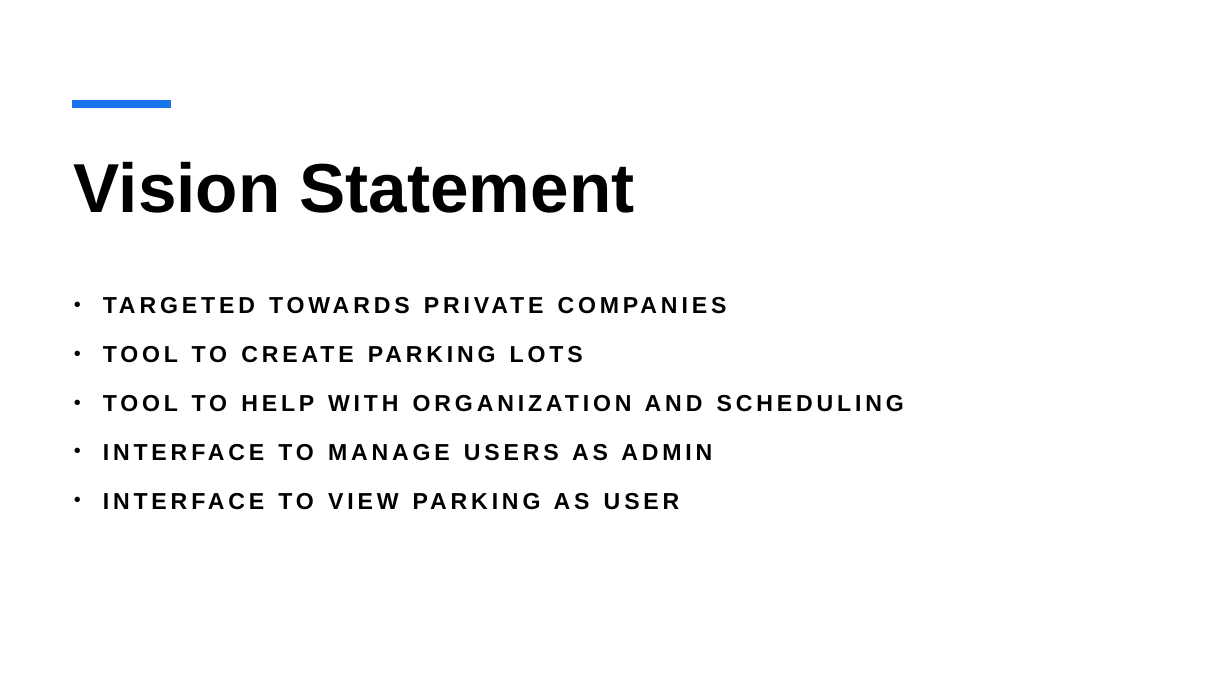
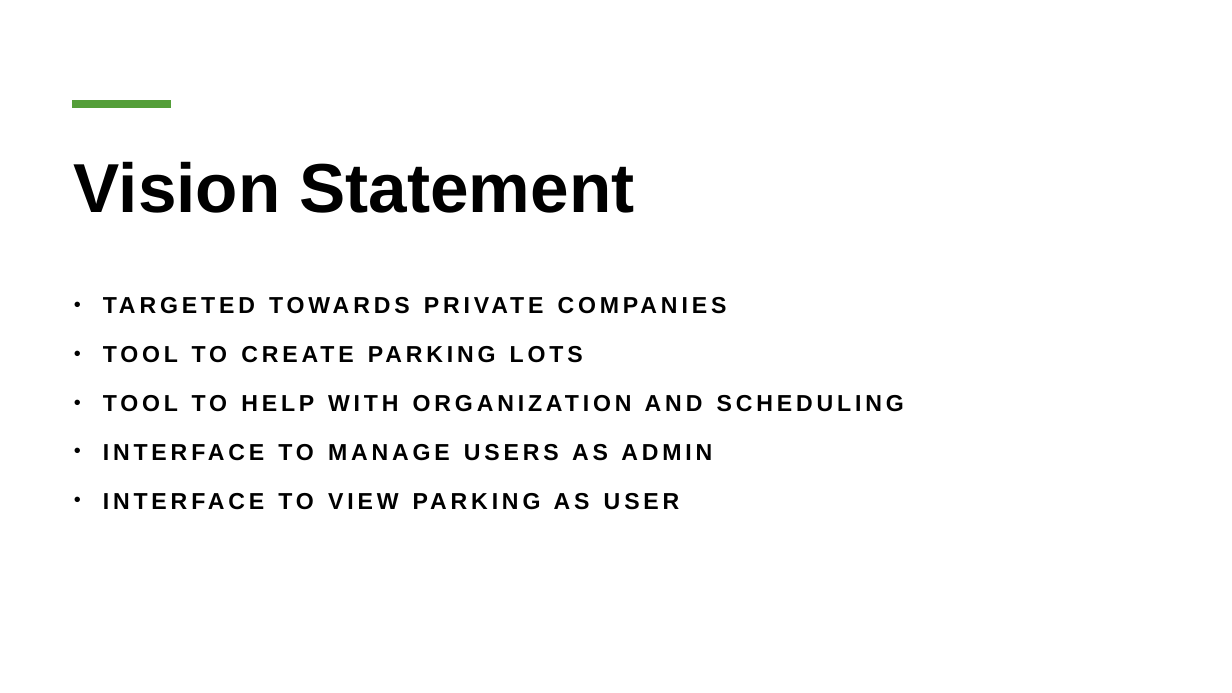
Before and after one commit to calvin-cs262-fall2025-teamI/Project, a slide deck: slide 3 of ParkmasterPresentationDraft.pptx (slide 4 before the commit). Drawn at 1232x693 pixels with LibreOffice and Linux fonts; fonts in the diff are those of the drawing. Boxes give left, top, right and bottom in pixels: in the first picture for what was removed or moved away, otherwise in the second. Text is boxed around its words. In the diff, an @@ line names an element or a change of style, - is before the commit and + after.

```diff
--- a/ParkmasterPresentationDraft.pptx
+++ b/ParkmasterPresentationDraft.pptx
@@ line (72, 104) - (171, 104): stroke #1973EB 6 pt to #549E39 6 pt @@
```
Also in this commit, not shown: 7 other slides changed.
